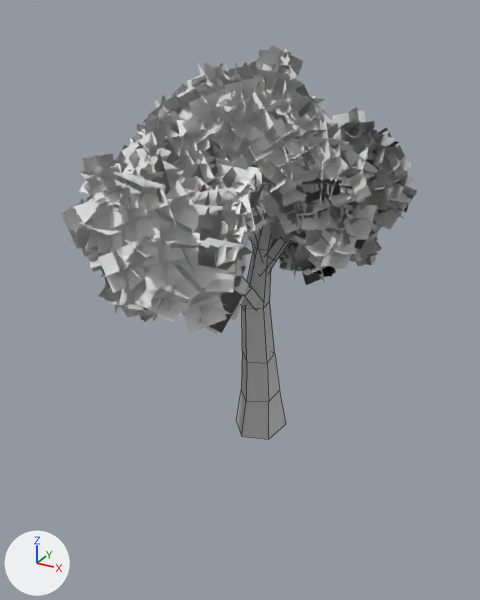
A saved change to the FBX model Assets/Assets/_Models/nature/tree2.fbx.
Before and after are seen from a 50 mm lens placed at (5.9, -11.5, 8.74), pointed at (0.25, -1.24, 3.61). Arrows for +X, +Y and +Z are at lower left; the lights stay in place. Mesh edges are drawn as thin lines on the coarser meshes. Where no turn or scale is listed for an object, it has been applied to the vertices.

Objects in the first picture: 'Trunk2', 'leaves.003'.
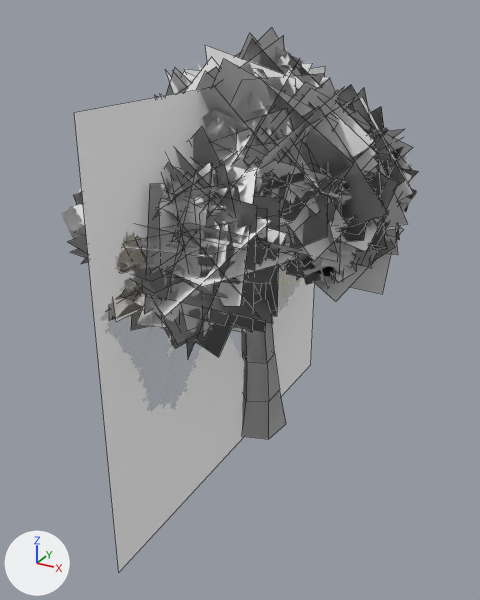
What the commit changed:
Picture 'tree2LOD2.png' (img_tree2lod2_png) is new.
Material 'tree2lod2' (mat_tree2lod2) is new.
Uses the picture img_tree2lod2_png.
Mesh me_plane_005 is new.
It has 2340 vertices, 585 faces and spans x -2.26..2.98, y -2.21..4.73, z -2.16..3.27.
It uses material mat_leaves.
Mesh me_mesh_007 is new.
It has 4 vertices, 1 face and spans x 0.0, y -4.11..4.11, z -3.79..3.79.
It uses material mat_tree2lod2.
Object 'Trunk2_LOD1' (ob_trunk2_lod1) is new; it shows a copy of the mesh of ob_trunk2.
Its location is (0.0, -0.13, 0.0).
Object 'Leaves2_LOD1' (ob_leaves2_lod1) is new; it shows me_plane_005.
Its location is (-0.08, -2.13, 5.15).
Object 'Fulltree2_LOD2' (ob_fulltree2_lod2) is new; it shows me_mesh_007.
Its location is (0.0, -0.93, 3.76).

Pixel boxes (x1, y1, x2, y2) of what changed, in the pictures (480 x 600 px):
'Leaves2_LOD1', added
    after: (68, 27, 418, 358)
'Fulltree2_LOD2', added
    after: (74, 66, 325, 572)
'Trunk2_LOD1', added
    after: (242, 322, 286, 439)
'leaves.003', unchanged, covered by the edit
    before: (61, 46, 418, 334)
    after: (61, 47, 418, 333)
'Trunk2', unchanged, covered by the edit
    before: (236, 213, 291, 439)
